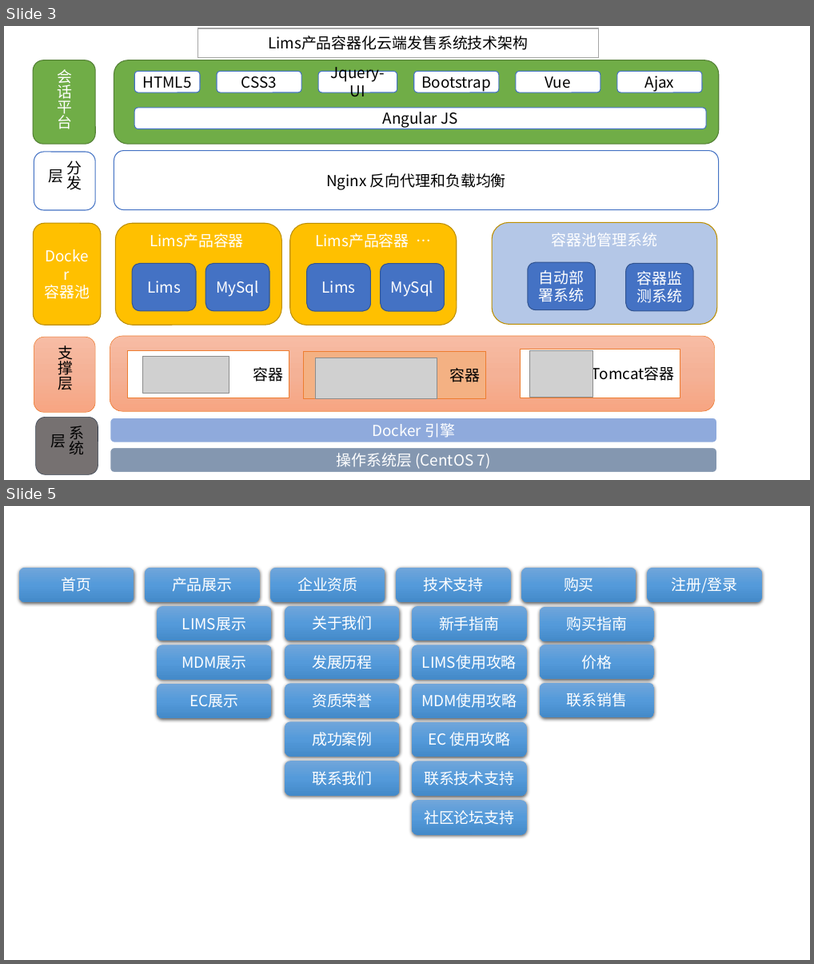
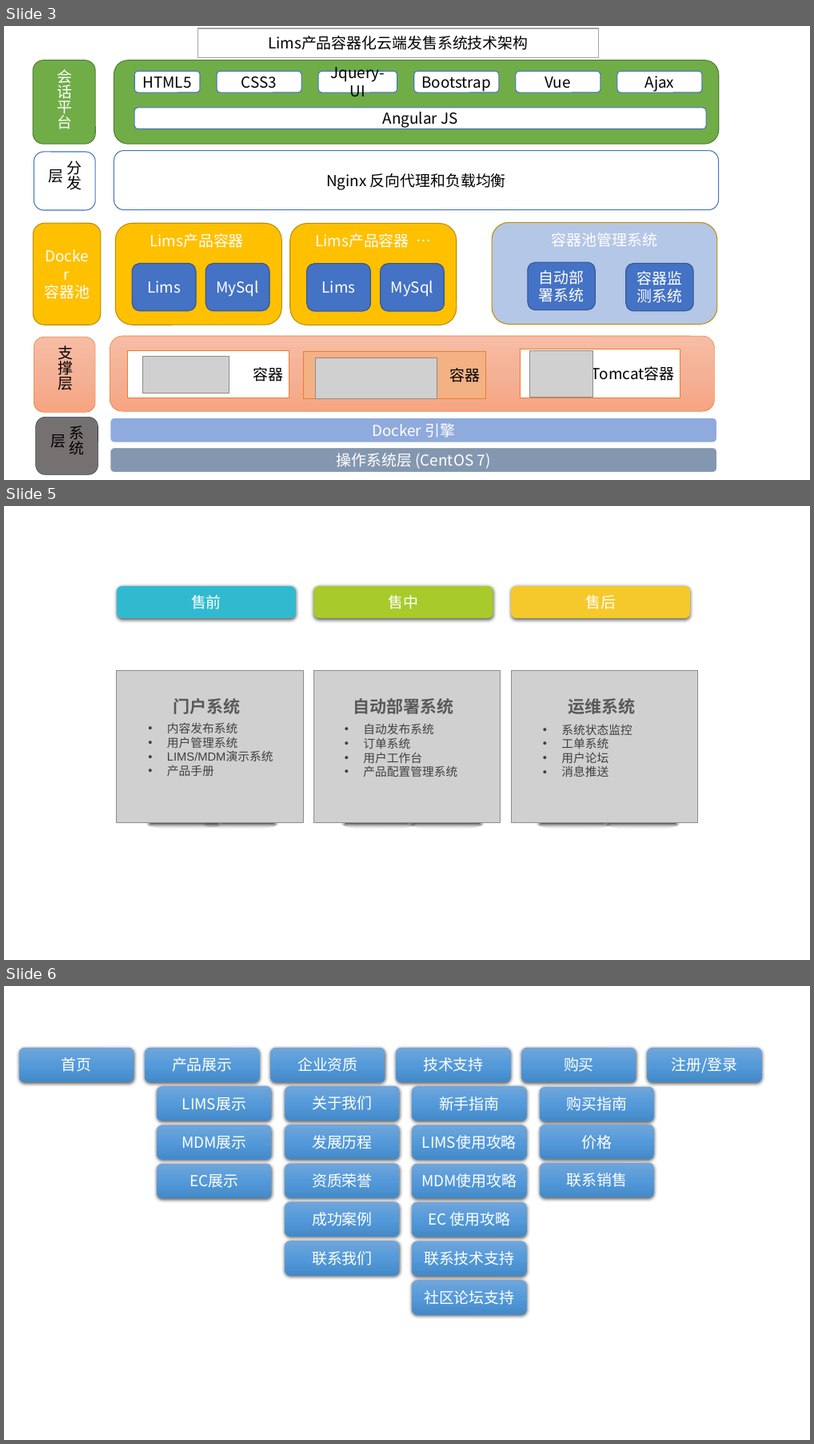
Before and after one commit to qijunbo/dockercloud, a slide deck: Lims系统架构.pptx. Shown one above the other, each under a label of ours: slides 3 and 5 before the commit, slides 3, 5 and 6 after it; the slides between them are not shown. The pictures are 814x964 and 814x1444 pixels, drawn with LibreOffice and Linux fonts; fonts in the diff are those of the drawing; grey boxes stand for pictures. Boxes give left, top, right and bottom in pixels: in the first picture for what was removed or moved away, otherwise in the second. Text is boxed around its words. In the diff, an @@ line names an element or a change of style, - is before the commit and + after.

```diff
--- a/Lims系统架构.pptx
+++ b/Lims系统架构.pptx
@@ slide 5 added at (4,506,810,960), background #FFFFFF @@
@@ group added at (117,586,698,829): 6 ellipses, 6 texts, 3 pictures, 3 rounded rectangles @@
+门户系统
+• 内容发布系统
+• 用户管理系统
+• LIMS/MDM演示系统
+• 产品手册
+自动部署系统
+• 自动发布系统
+• 订单系统
+• 用户工作台
+• 产品配置管理系统
+运维系统
+• 系统状态监控
+• 工单系统
+• 用户论坛
+• 消息推送
+售前
+售中
+售后
@@ what was slide 5 is now slide 6 @@
```
Also in this commit, not shown: 1 slide changed, 1 other file.
